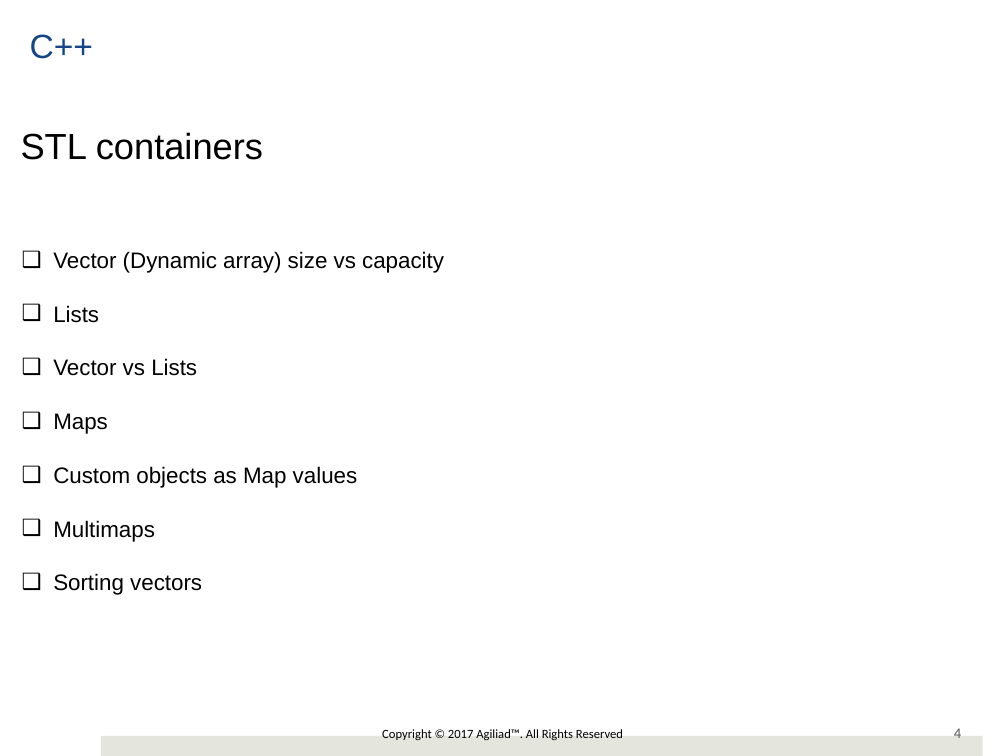
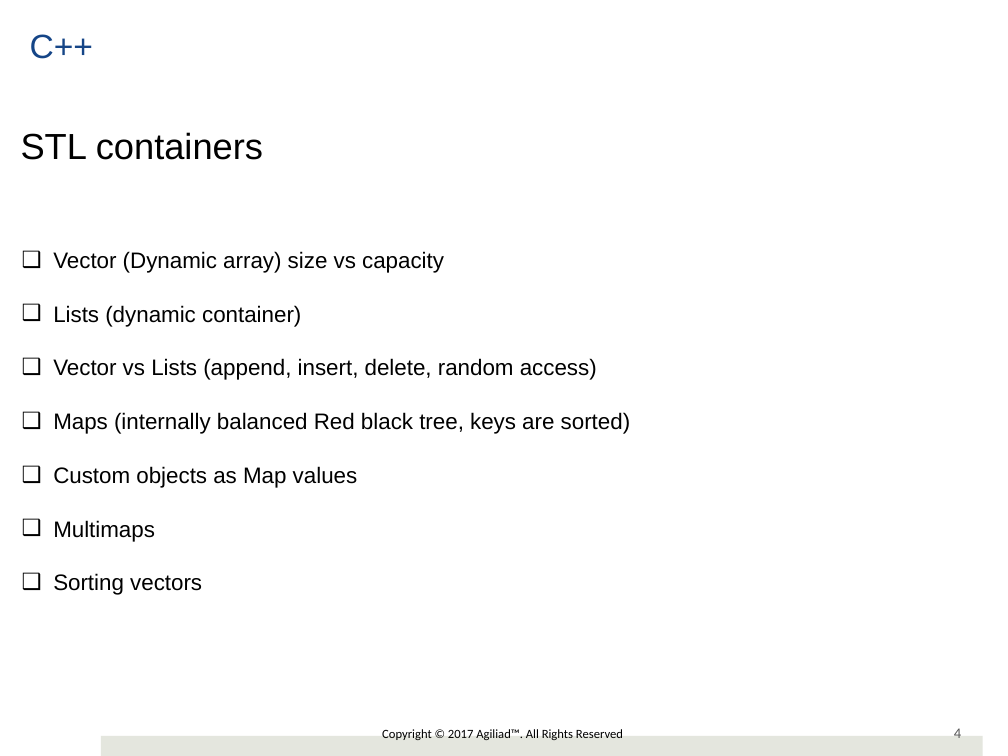
Before and after one commit to girishlande/CPlusPlus, a slide deck: slide 4 of cplusplus.pptx. Drawn at 1008x756 pixels with LibreOffice and Linux fonts; fonts in the diff are those of the drawing; background and template pictures are left out. Boxes give left, top, right and bottom in pixels: in the first picture for what was removed or moved away, otherwise in the second. Text is boxed around its words. In the diff, an @@ line names an element or a change of style, - is before the commit and + after.

```diff
--- a/cplusplus.pptx
+++ b/cplusplus.pptx
@@ text at <box>53,305,631,434</box>: text changed @@
-❑ Lists
-❑ Vector vs Lists
-❑ Maps
+❑ Lists (dynamic container)
+❑ Vector vs Lists (append, insert, delete, random access)
+❑ Maps (internally balanced Red black tree, keys are sorted)
```
Also in this commit, not shown: 2 other slides changed, 6 slides added, 4 other files.
